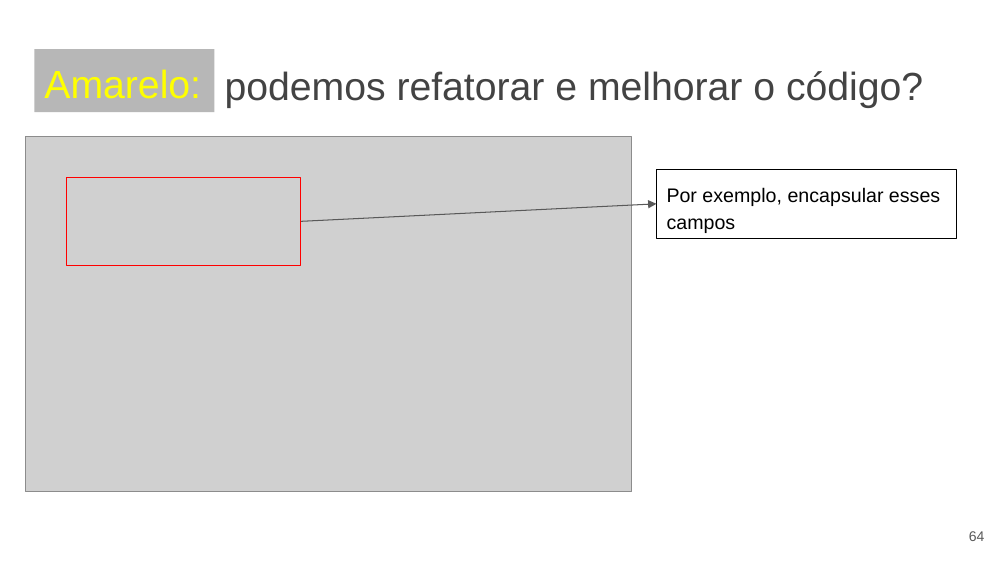
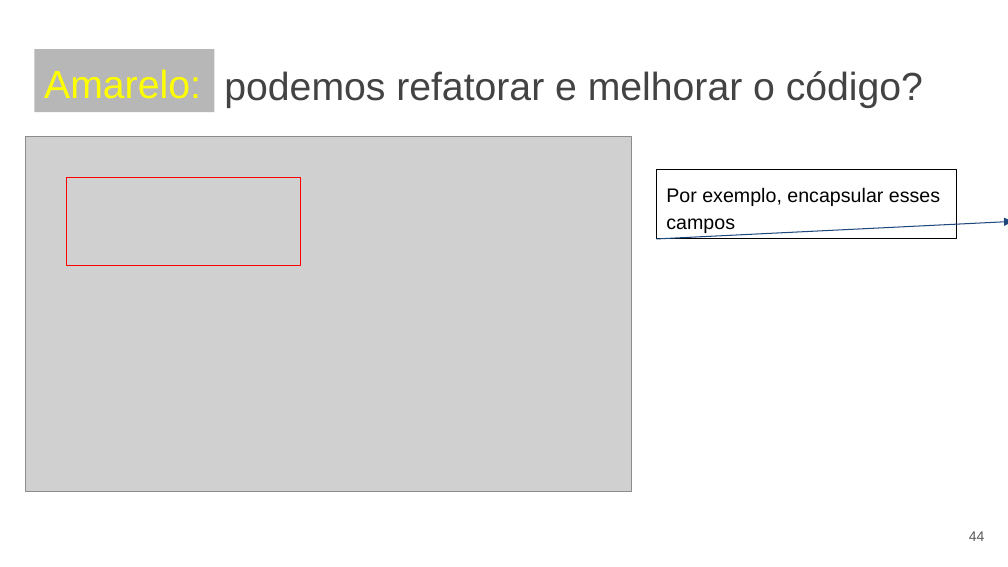
Before and after one commit to eduardocunha11/firstblog, a slide deck: slide 44 of aulas/gsi526/aula12-testes.pptx (slide 64 before the commit). Drawn at 1008x567 pixels with LibreOffice and Linux fonts; fonts in the diff are those of the drawing; grey boxes stand for pictures. Boxes give left, top, right and bottom in pixels: in the first picture for what was removed or moved away, otherwise in the second. Text is boxed around its words. In the diff, an @@ line names an element or a change of style, - is before the commit and + after.

```diff
--- a/aulas/gsi526/aula12-testes.pptx
+++ b/aulas/gsi526/aula12-testes.pptx
@@ rectangle at box(67, 177, 300, 265): outline #FF0000 0.75 pt to #FF0000 0.74 pt @@
@@ rectangle "Por exemplo, encapsular esses campos" at box(656, 169, 957, 239): outline #000000 0.75 pt to #000000 0.74 pt @@
@@ arrow removed from (300, 222) to (656, 204) @@
@@ freeform shape added at box(656, 222, 1008, 239), outline #1F497D 0.74 pt @@
@@ page number at box(969, 531, 985, 541): text changed @@
-64
+44
```
Also in this commit, not shown: 32 other slides changed, 1 slide added, 24 slides removed, 3 other files.
